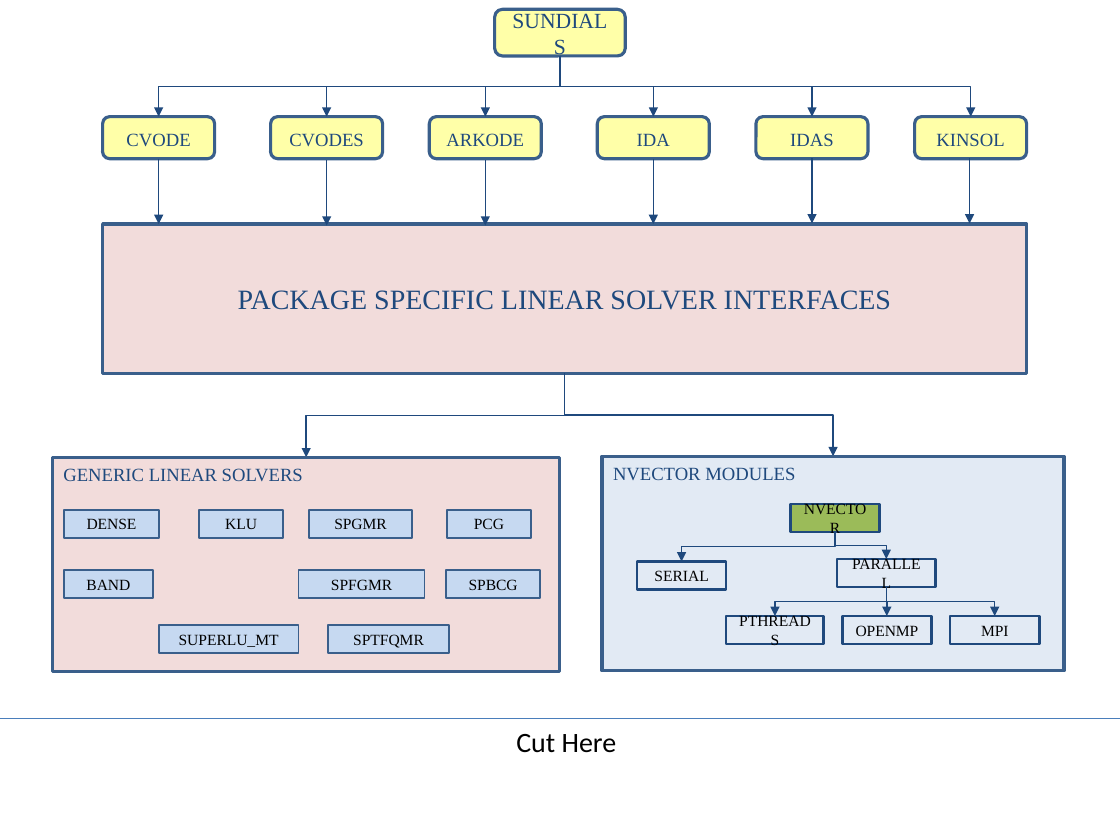
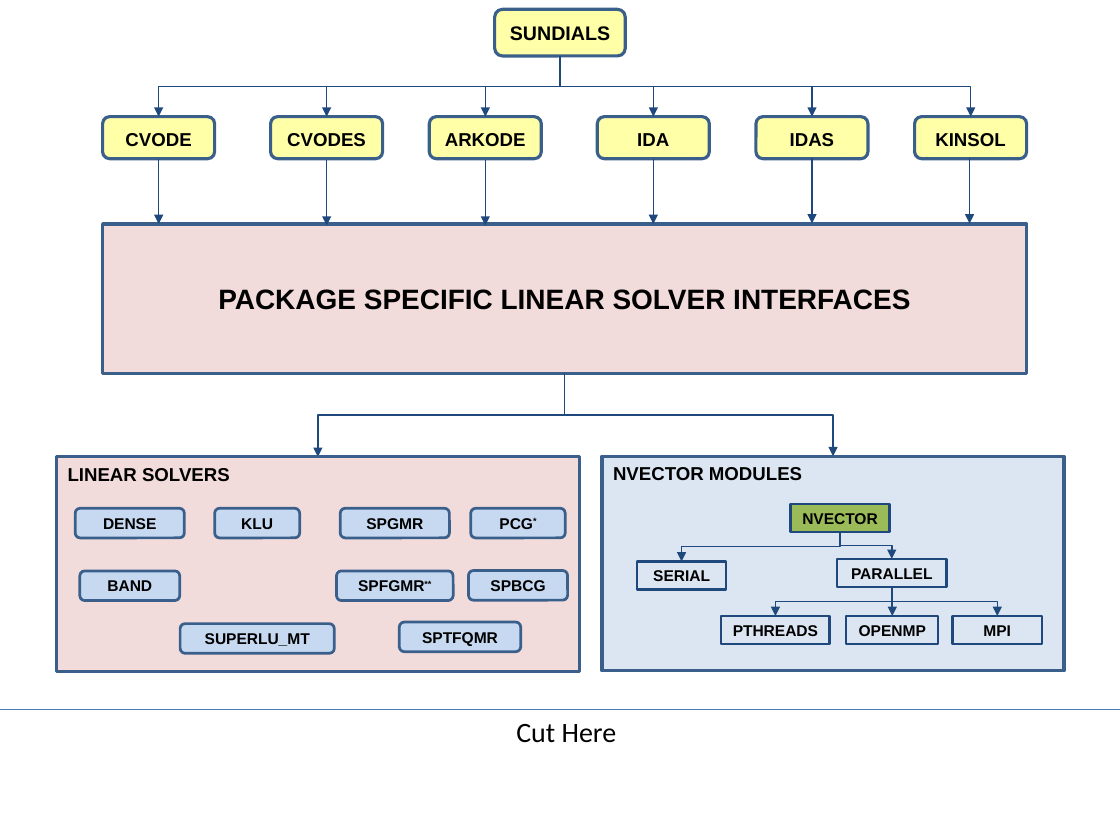
Before and after one commit to LLNL/sundials, a slide deck: slide 1 of doc/sundials/figures/sundials.figs.pptx. Drawn at 1120x840 pixels with LibreOffice and Linux fonts; fonts in the diff are those of the drawing. Boxes give left, top, right and bottom in pixels: in the first picture for what was removed or moved away, otherwise in the second. Text is boxed around its words. In the diff, an @@ line names an element or a change of style, - is before the commit and + after.

```diff
--- a/doc/sundials/figures/sundials.figs.pptx
+++ b/doc/sundials/figures/sundials.figs.pptx
@@ rounded rectangle "SUNDIALS" at bbox=[495, 9, 626, 56]: size 13.9 to 12.6 pt, font Times New Roman to Arial, text colour #1F497D to #000000, bold on @@
@@ font Times New Roman to Arial, text colour #1F497D to #000000, bold on in 7 elements at bbox=[103, 116, 215, 159], bbox=[597, 116, 709, 159], bbox=[271, 116, 383, 159], bbox=[429, 116, 541, 159], bbox=[756, 116, 868, 159], bbox=[915, 116, 1027, 159], bbox=[103, 224, 1027, 373] @@
@@ elbow arrow moved from (564, 373) - (306, 457) to (564, 373) - (318, 457) @@
@@ rectangle "LINEAR SOLVERS": place and size @@
-rectangle "LINEAR SOLVERS" at bbox=[53, 457, 560, 672]
+rectangle "LINEAR SOLVERS" at bbox=[56, 457, 579, 672]
@@ text in rectangle at bbox=[68, 468, 230, 482]: text changed; font Times New Roman to Arial; text colour #1F497D to #000000; bold on @@
-GENERIC LINEAR SOLVERS
+LINEAR SOLVERS
@@ rectangle "NVECTOR MODULES" at bbox=[603, 456, 1064, 671]: font Times New Roman to Arial, text colour #1F497D to #000000, bold on; fill #4F81BD at 16% opacity to #DCE6F2 @@
@@ rounded rectangle "DENSE": place and size @@
-rounded rectangle "DENSE" at bbox=[64, 510, 159, 538]
+rounded rectangle "DENSE" at bbox=[75, 508, 184, 539]
@@ rounded rectangle "KLU": place and size @@
-rounded rectangle "KLU" at bbox=[199, 510, 283, 538]
+rounded rectangle "KLU" at bbox=[215, 508, 300, 539]
@@ rounded rectangle "SPGMR": place and size @@
-rounded rectangle "SPGMR" at bbox=[309, 510, 412, 538]
+rounded rectangle "SPGMR" at bbox=[340, 508, 449, 539]
@@ rounded rectangle "PCG*" at bbox=[470, 508, 564, 539]: rectangle to rounded rectangle; outline #3A5F8C 1.25 pt to #3A5F8C 1.75 pt @@
@@ rounded rectangle "PCG*": place and size @@
-rounded rectangle "PCG*" at bbox=[447, 510, 531, 538]
+rounded rectangle "PCG*" at bbox=[470, 508, 564, 539]
@@ rectangle "NVECTOR": place and size @@
-rectangle "NVECTOR" at bbox=[791, 504, 880, 532]
+rectangle "NVECTOR" at bbox=[791, 504, 889, 532]
@@ text in rounded rectangle at bbox=[499, 518, 533, 529]: text changed; font Times New Roman to Arial; bold on @@
-PCG
+PCG*
@@ elbow arrow moved from (836, 532) - (682, 561) to (840, 532) - (682, 561) @@
@@ 2 rectangles, 2 elbow arrows: place and size @@
-2 rectangles, 2 elbow arrows at bbox=[836, 532, 1039, 644]
+2 rectangles, 2 elbow arrows at bbox=[840, 532, 1043, 644]
@@ font Times New Roman to Arial, bold on in 6 elements at bbox=[637, 561, 727, 589], bbox=[953, 616, 1043, 644], bbox=[847, 616, 939, 644], bbox=[721, 616, 830, 644], bbox=[791, 504, 889, 532], bbox=[837, 559, 946, 587] @@
@@ rectangle "PARALLEL": place and size @@
-rectangle "PARALLEL" at bbox=[837, 559, 935, 587]
+rectangle "PARALLEL" at bbox=[837, 559, 946, 587]
@@ rounded rectangle "BAND": place and size @@
-rounded rectangle "BAND" at bbox=[64, 570, 152, 598]
+rounded rectangle "BAND" at bbox=[80, 571, 179, 601]
@@ rounded rectangle "SPFGMR**": place and size @@
-rounded rectangle "SPFGMR**" at bbox=[299, 570, 424, 598]
+rounded rectangle "SPFGMR**" at bbox=[336, 571, 452, 601]
@@ rounded rectangle "SPFGMR**" at bbox=[336, 571, 452, 601]: rectangle to rounded rectangle; outline #3A5F8C 1.25 pt to #3A5F8C 1.75 pt @@
@@ text in rounded rectangle at bbox=[358, 580, 424, 591]: text changed; font Times New Roman to Arial; bold on @@
-SPFGMR
+SPFGMR**
@@ rounded rectangle "SPBCG": place and size @@
-rounded rectangle "SPBCG" at bbox=[447, 570, 540, 598]
+rounded rectangle "SPBCG" at bbox=[468, 570, 568, 600]
@@ elbow arrow moved from (886, 587) - (775, 616) to (892, 587) - (775, 616) @@
@@ elbow arrow moved from (886, 587) - (995, 616) to (892, 587) - (997, 616) @@
@@ rounded rectangle "SUPERLU_MT": place and size @@
-rounded rectangle "SUPERLU_MT" at bbox=[159, 625, 299, 653]
+rounded rectangle "SUPERLU_MT" at bbox=[180, 624, 335, 654]
@@ font Times New Roman to Arial, bold on; rectangle to rounded rectangle; outline #3A5F8C 1.25 pt to #3A5F8C 1.75 pt in 7 elements at bbox=[215, 508, 300, 539], bbox=[468, 570, 568, 600], bbox=[75, 508, 184, 539], bbox=[340, 508, 449, 539], bbox=[80, 571, 179, 601], bbox=[180, 624, 335, 654], bbox=[399, 622, 520, 652] @@
@@ rounded rectangle "SPTFQMR": place and size @@
-rounded rectangle "SPTFQMR" at bbox=[328, 625, 449, 653]
+rounded rectangle "SPTFQMR" at bbox=[399, 622, 520, 652]
@@ rectangle "PTHREADS": place and size @@
-rectangle "PTHREADS" at bbox=[726, 616, 823, 644]
+rectangle "PTHREADS" at bbox=[721, 616, 830, 644]
@@ line moved from (0, 719) - (1120, 719) to (0, 709) - (1120, 709) @@
@@ text "Cut Here": place and size @@
-text "Cut Here" at bbox=[516, 734, 617, 753]
+text "Cut Here" at bbox=[516, 724, 617, 743]
```
Also in this commit, not shown: 2 other slides changed, 5 slides added.
